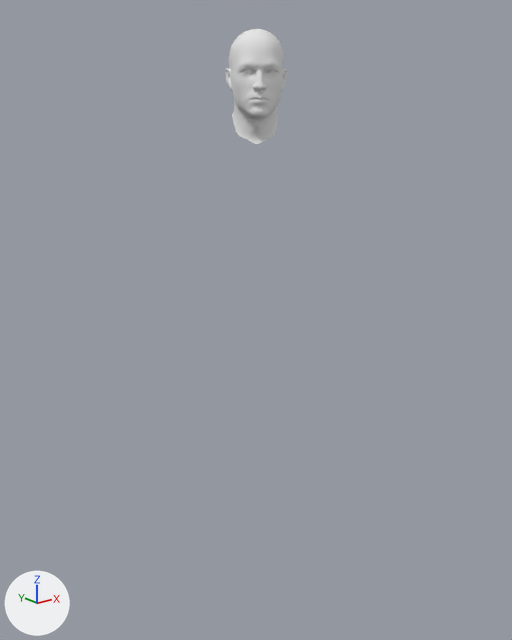
A saved change to the glTF model assets/models/human_head.glb.
One viewpoint serves both versions: a camera (50 mm lens) standing at (-1.32, -1.682, 1.601) and looking at (0.022, -0.005, 0.931). Every picture has the same lights, and +X, +Y and +Z are marked at lower left. Where no turn or scale is listed for an object, it has been applied to the vertices. Vertices at the same position are counted once.

Before the edit, the objects in view are built like this:
```python
mat_material_002 = principled_material('Material.002')
mat_material_002.base_color = (0.8, 0.8, 0.8)  # white #e7e7e7
mat_material_002.roughness = 0.821
mat_material_004 = principled_material('Material.004')
mat_material_004.base_color = (0.8, 0.8, 0.8)  # white #e7e7e7
mat_material_004.roughness = 0.821
me_eye_low_l_001_material_002_0 = bpy.data.meshes.new('eye_low_L.001_Material.002_0')
me_eye_low_l_001_material_002_0.from_pydata(...)  # 462 vertices, 920 faces; spans x -0.0258..0.0006, y -0.1277..-0.1012, z 1.6566..1.683
me_eye_low_l_001_material_002_0.materials.append(mat_material_002)  # white #e7e7e7
me_eye_low_l_material_002_0 = bpy.data.meshes.new('eye_low_L_Material.002_0')
me_eye_low_l_material_002_0.from_pydata(...)  # 462 vertices, 920 faces; spans x -0.0807..-0.0544, y -0.0907..-0.0641, z 1.6574..1.6838
me_eye_low_l_material_002_0.materials.append(mat_material_002)  # white #e7e7e7
me_man_body_0014_uv_map_material_004_0 = bpy.data.meshes.new('man_body_0014 uv map_Material.004_0')
me_man_body_0014_uv_map_material_004_0.from_pydata(...)  # 5808 vertices, 11508 faces; spans x -0.089..0.099, y -0.138..0.07, z 1.475..1.784
me_man_body_0014_uv_map_material_004_0.materials.append(mat_material_004)  # white #e7e7e7
ob_eye_low_l_001_material_002_0 = bpy.data.objects.new('eye_low_L.001_Material.002_0', me_eye_low_l_001_material_002_0)
ob_eye_low_l_001_material_002_0.location = (0.0, 0.0, 0.0)
ob_eye_low_l_material_002_0 = bpy.data.objects.new('eye_low_L_Material.002_0', me_eye_low_l_material_002_0)
ob_eye_low_l_material_002_0.location = (0.0, 0.0, 0.0)
ob_man_body_0014_uv_map_material_004_0 = bpy.data.objects.new('man_body_0014 uv map_Material.004_0', me_man_body_0014_uv_map_material_004_0)
ob_man_body_0014_uv_map_material_004_0.location = (0.0, 0.0, 0.0)
```
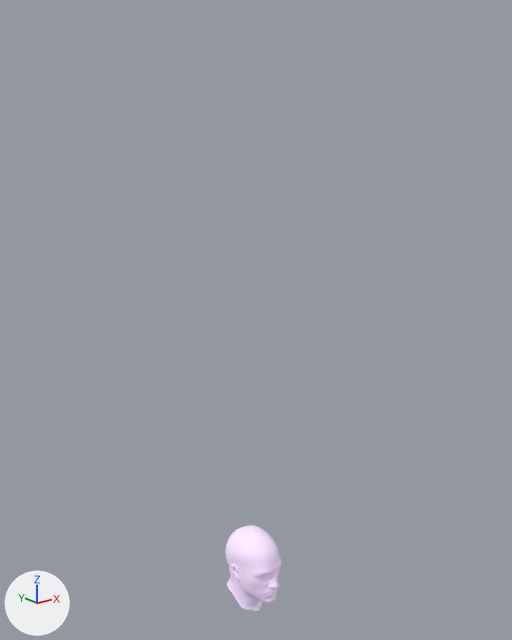
Where the change shows, as pixel boxes [x1, y1, x2, y2] in the pictures (512 x 640 px):
'man_body_0014 uv map_Material.004_0', recoloured, surface changed, mesh turned: before [225, 29, 287, 144]; after [225, 525, 281, 611]
'eye_low_L.001_Material.002_0', surface changed: [267, 70, 279, 569] in both
'eye_low_L_Material.002_0', surface changed: [243, 70, 265, 577] in both

Patch to the scene script:
```diff
--- a/assets/models/human_head.glb.py
+++ b/assets/models/human_head.glb.py
@@ mat_material_002 @@
 mat_material_002.roughness = 0.821
+mat_material_002.emission_strength = 1.0
@@ mat_material_004 @@
 mat_material_004 = principled_material('Material.004')
-mat_material_004.base_color = (0.8, 0.8, 0.8)  # white #e7e7e7
+mat_material_004.base_color = (0.965, 0.823, 0.991)  # white #fbeafe
 mat_material_004.roughness = 0.821
+mat_material_004.emission_color = (0.0865, 0.0513, 0.144)  # dark purple #53406a
+mat_material_004.emission_strength = 1.0
@@ me_man_body_0014_uv_map_material_004_0 @@
 me_man_body_0014_uv_map_material_004_0.from_pydata(...)  # 5808 vertices, 11508 faces; spans x -0.089..0.099, y -0.138..0.07, z 1.475..1.784
 # used by ob_man_body_0014_uv_map_material_004_0; location = (0.0, 0.0, 0.0)
+# me_man_body_0014_uv_map_material_004_0 part 1: the whole mesh is turned 36.5 degrees about the z axis through its middle, then moved by (-0.005, 0.013, -1.607)
 me_man_body_0014_uv_map_material_004_0.materials.append(mat_material_004)
```
